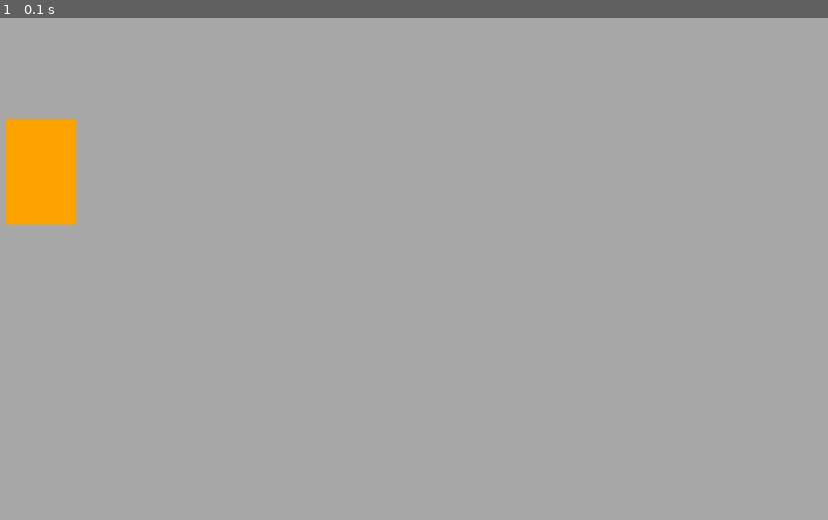
Above: before the commit, frame 1.
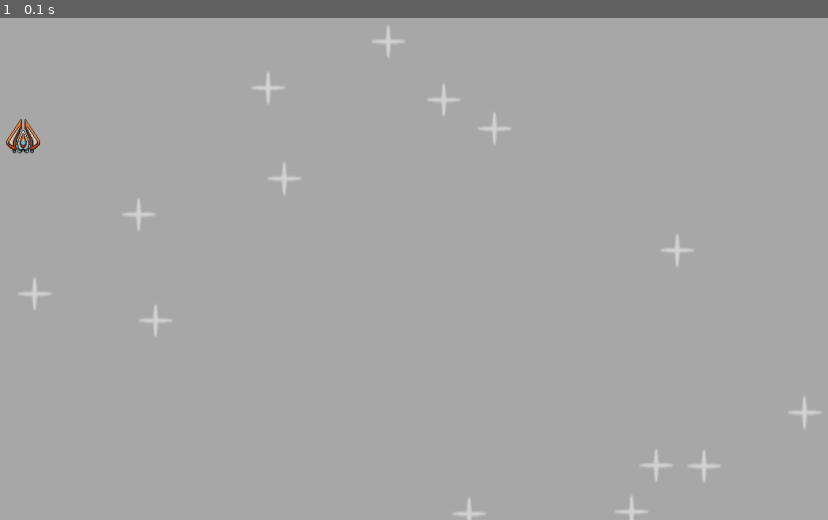
Above: after the commit, the same moment.

Repository: Eric-lab-star/pygame-space
Game: pygame game, started from source/main.py
Two runs of this game, one before a commit and one after it. Both use one fixed random seed, a clock stepped at 60 frames per second and the inputs below.
Inputs:
- Up to frame 1 (0.1 s): no input

The runs differ from the first frame. In frame 1, 2.4% of the frame differs, in the area x 0-100%, y 1-100%.

Commit message:
stars and ship

Diff:
--- a/source/main.py
+++ b/source/main.py
@@ -1,4 +1,6 @@
 import pygame
+from os.path import join
+from random import randint
 
 
 pygame.init()
@@ -7,9 +9,19 @@
 pygame.display.set_caption("Space Shooter")
 running = True
 
-#plain surface
-surf = pygame.Surface((100, 150))
-surf.fill("orange")
+
+# player surface
+player_path = join("images", "player.png")
+player_surf = pygame.image.load(player_path).convert_alpha()
+
+# star surface
+star_path = join("images", "star.png")
+star_surf = pygame.image.load(star_path).convert_alpha()
+
+star_positions = [
+    (randint(0, WINDOW_WIDTH), randint(0, WINDOW_HEIGHT)) for _ in range(14)
+]
+
 
 def main():
 
@@ -19,9 +31,14 @@
             if event.type == pygame.QUIT:
                 running = False
         display_surface.fill("darkgray")
-        display_surface.blit(surf, (100, 150))
+
+        for cord in star_positions:
+            display_surface.blit(star_surf, cord)
+
+        display_surface.blit(player_surf, (100, 150))
         pygame.display.update()
     pygame.quit()
 
+
 if __name__ == "__main__":
     main()
Binary file added: images/star.png
